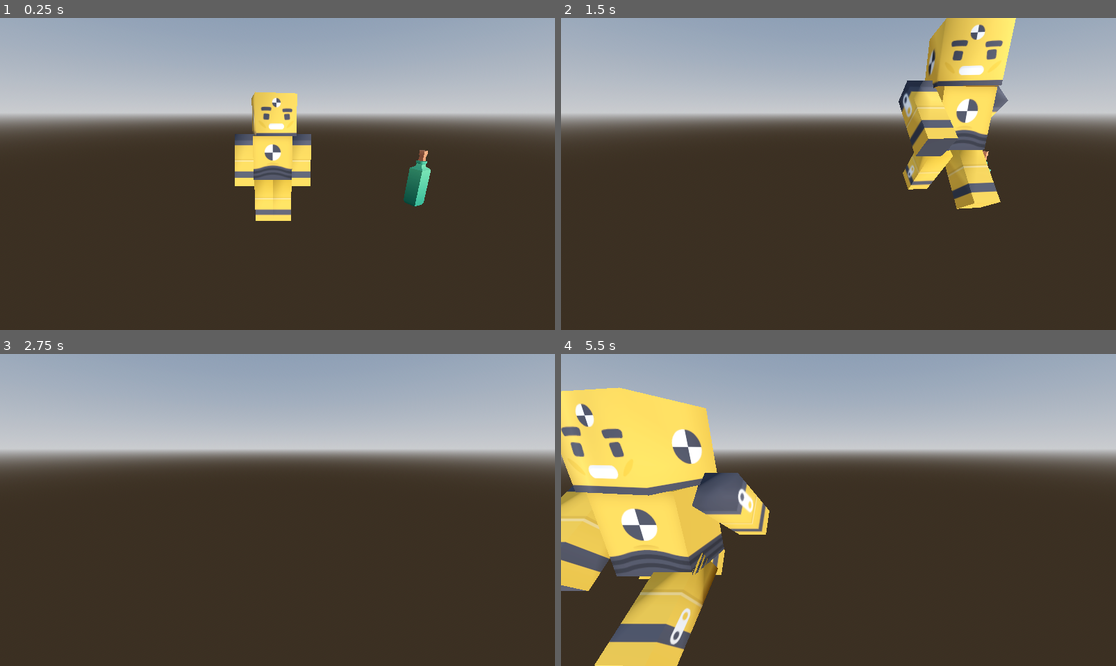
Above: before the commit, frames 1-4 (two rows, left to right).
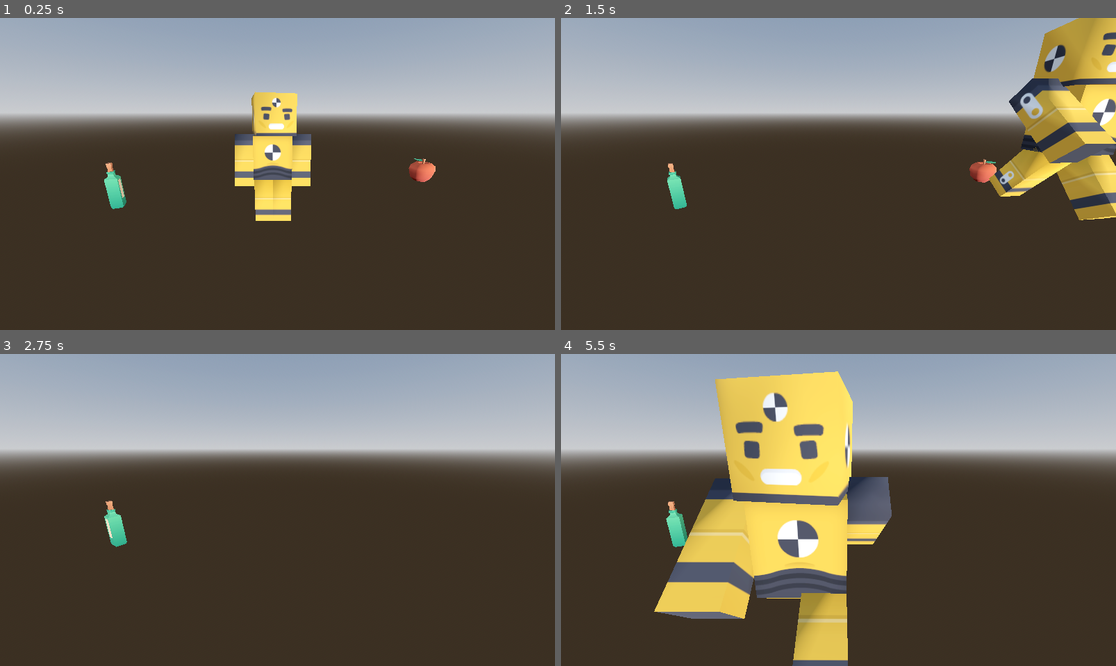
Above: after the commit, the same moments.

Repository: vikho22/PGV
Game: Godot game, scene res://Prueba.tscn
Two runs of this game, one before a commit and one after it. Both use one fixed random seed, a clock stepped at 60 frames per second and the inputs below.
Inputs:
- Up to frame 1 (0.25 s): no input
- Up to frame 2 (1.5 s): hold Right (right) 0.53-1.28 s; tap Space (jump) at 0.77 s; hold Down (backward) from 1.28 s (still down)
- Up to frame 3 (2.75 s): tap Space (jump) at 1.52 s; release Down (backward) at 2.03 s; hold Right (right) from 2.03 s (still down)
- Up to frame 4 (5.5 s): release Right (right) at 2.78 s; hold Up (forward) 2.78-3.53 s; tap Space (jump) at 3.02, 3.77, 4.52 s; hold Left (left) 3.53-5.03 s; hold Down (backward) from 5.03 s (still down)

The runs differ from the first frame. In frame 1, 1.0% of the frame differs, in the area x 18-79%, y 42-62%; in frame 2, 18%; in frame 3, 0.3%; in frame 4, 39%, in the area x 0-60%, y 5-100%.

Commit message:
Created apple and bottle

Diff:
--- /dev/null
+++ b/nexum/Healing/Scenes/apple.tscn
@@ -0,0 +1,32 @@
+[gd_scene load_steps=5 format=3 uid="uid://xol32lvrlo1d"]
+
+[ext_resource type="Script" uid="uid://ih167ln0o8db" path="res://Scripts/healing_element_on_floor.gd" id="1_446ii"]
+[ext_resource type="PackedScene" uid="uid://b1h0nhtfmexp8" path="res://Healing/apple.fbx" id="2_7mmqw"]
+
+[sub_resource type="SphereShape3D" id="SphereShape3D_iqaye"]
+radius = 0.115188815
+
+[sub_resource type="SphereShape3D" id="SphereShape3D_mw3en"]
+radius = 0.13786598
+
+[node name="Apple" type="Node3D"]
+
+[node name="Apple" type="RigidBody3D" parent="."]
+transform = Transform3D(1, 0, 0, 0, 1, 0, 0, 0, 1, 0.012207031, -0.023228884, 0)
+script = ExtResource("1_446ii")
+
+[node name="CollisionShape3D" type="CollisionShape3D" parent="Apple"]
+transform = Transform3D(3, 0, 0, 0, 3, 0, 0, 0, 3, -0.0054017305, 0.30066508, -0.0056396425)
+shape = SubResource("SphereShape3D_iqaye")
+
+[node name="apple" parent="Apple" instance=ExtResource("2_7mmqw")]
+transform = Transform3D(3, 0, 0, 0, 3, 0, 0, 0, 3, 0, 0, 0)
+
+[node name="Area3D" type="Area3D" parent="Apple"]
+
+[node name="CollisionShape3D" type="CollisionShape3D" parent="Apple/Area3D"]
+transform = Transform3D(3, 0, 0, 0, 3, 0, 0, 0, 3, 0, 0.3416443, 0)
+shape = SubResource("SphereShape3D_mw3en")
+
+[connection signal="body_entered" from="Apple" to="Apple" method="_on_body_entered"]
+[connection signal="mouse_entered" from="Apple" to="Apple" method="_on_mouse_entered"]
--- /dev/null
+++ b/nexum/Healing/Scenes/bottle.tscn
@@ -0,0 +1,34 @@
+[gd_scene load_steps=5 format=3 uid="uid://cw5qaepjexyt3"]
+
+[ext_resource type="Script" uid="uid://ih167ln0o8db" path="res://Scripts/healing_element_on_floor.gd" id="1_xql35"]
+[ext_resource type="PackedScene" uid="uid://dwv52bgnmwdur" path="res://Healing/bottle-oil.fbx" id="2_bglxh"]
+
+[sub_resource type="CylinderShape3D" id="CylinderShape3D_ysnvc"]
+height = 0.70892334
+radius = 0.07080078
+
+[sub_resource type="CapsuleShape3D" id="CapsuleShape3D_37nty"]
+radius = 0.24902344
+height = 1.5238037
+
+[node name="Bottle" type="Node3D"]
+
+[node name="Botella" type="RigidBody3D" parent="."]
+transform = Transform3D(1, 0, 0, 0, 1, 0, 0, 0, 1, 0.012207031, -0.023228884, 0)
+script = ExtResource("1_xql35")
+
+[node name="CollisionShape3D" type="CollisionShape3D" parent="Botella"]
+transform = Transform3D(2, 0, 0, 0, 2, 0, 0, 0, 2, 0.011627197, 0.62677, 0.021606445)
+shape = SubResource("CylinderShape3D_ysnvc")
+
+[node name="bottle-oil" parent="Botella" instance=ExtResource("2_bglxh")]
+transform = Transform3D(2, 0, 0, 0, 2, 0, 0, 0, 2, 0.004841566, 0, 0.00856185)
+
+[node name="Area3D" type="Area3D" parent="Botella"]
+
+[node name="CollisionShape3D" type="CollisionShape3D" parent="Botella/Area3D"]
+transform = Transform3D(1, 0, 0, 0, 1, 0, 0, 0, 1, 0, 0.58221436, 0)
+shape = SubResource("CapsuleShape3D_37nty")
+
+[connection signal="body_entered" from="Botella" to="Botella" method="_on_body_entered"]
+[connection signal="mouse_entered" from="Botella" to="Botella" method="_on_mouse_entered"]
--- a/nexum/Prueba.tscn
+++ b/nexum/Prueba.tscn
@@ -1,11 +1,11 @@
-[gd_scene load_steps=11 format=3 uid="uid://ioq1vjsucre7"]
+[gd_scene load_steps=9 format=3 uid="uid://ioq1vjsucre7"]
 
 [ext_resource type="PackedScene" uid="uid://cbamc4hkrjmp6" path="res://Player/Player.tscn" id="1_7ucbv"]
-[ext_resource type="PackedScene" uid="uid://dwv52bgnmwdur" path="res://Healing/bottle-oil.fbx" id="2_0ri0x"]
-[ext_resource type="Script" uid="uid://ih167ln0o8db" path="res://Scripts/healing_element_on_floor.gd" id="2_vnpk6"]
+[ext_resource type="PackedScene" uid="uid://cw5qaepjexyt3" path="res://Healing/Scenes/bottle.tscn" id="3_lgsii"]
+[ext_resource type="PackedScene" uid="uid://xol32lvrlo1d" path="res://Healing/Scenes/apple.tscn" id="3_vnpk6"]
 
 [sub_resource type="CapsuleShape3D" id="CapsuleShape3D_vnpk6"]
-radius = 0.9086914
+radius = 0.8598633
 height = 3.699789
 
 [sub_resource type="ProceduralSkyMaterial" id="ProceduralSkyMaterial_0ri0x"]
@@ -23,12 +23,6 @@
 
 [sub_resource type="BoxShape3D" id="BoxShape3D_vnpk6"]
 size = Vector3(42.626114, 0.20361328, 60.834045)
-
-[sub_resource type="CylinderShape3D" id="CylinderShape3D_lgsii"]
-height = 0.70892334
-radius = 0.1850586
-
-[sub_resource type="CapsuleShape3D" id="CapsuleShape3D_lgsii"]
 
 [node name="Node3D" type="Node3D"]
 
@@ -54,22 +48,8 @@
 transform = Transform3D(1, 0, 0, 0, 1, 0, 0, 0, 1, -7.0456314, -0.39819336, -22.085846)
 shape = SubResource("BoxShape3D_vnpk6")
 
-[node name="RigidBody3D" type="RigidBody3D" parent="."]
-transform = Transform3D(1, 0, 0, 0, 1, 0, 0, 0, 1, 3.1343994, 0.5239563, 0)
-script = ExtResource("2_vnpk6")
+[node name="Bottle" parent="." instance=ExtResource("3_lgsii")]
+transform = Transform3D(1, 0, 0, 0, 1, 0, 0, 0, 1, -4.4352417, 0.061279297, -0.85583496)
 
-[node name="CollisionShape3D" type="CollisionShape3D" parent="RigidBody3D"]
-transform = Transform3D(2, 0, 0, 0, 2, 0, 0, 0, 2, 0.011627197, 0.62677, 0.021606445)
-shape = SubResource("CylinderShape3D_lgsii")
-
-[node name="bottle-oil" parent="RigidBody3D" instance=ExtResource("2_0ri0x")]
-transform = Transform3D(2, 0, 0, 0, 2, 0, 0, 0, 2, 0.004841566, 0, 0.00856185)
-
-[node name="Area3D" type="Area3D" parent="RigidBody3D"]
-
-[node name="CollisionShape3D" type="CollisionShape3D" parent="RigidBody3D/Area3D"]
-transform = Transform3D(1, 0, 0, 0, 1, 0, 0, 0, 1, 0, 0.63012695, 0)
-shape = SubResource("CapsuleShape3D_lgsii")
-
-[connection signal="body_entered" from="RigidBody3D" to="RigidBody3D" method="_on_body_entered"]
-[connection signal="mouse_entered" from="RigidBody3D" to="RigidBody3D" method="_on_mouse_entered"]
+[node name="Apple" parent="." instance=ExtResource("3_vnpk6")]
+transform = Transform3D(1, 0, 0, 0, 1, 0, 0, 0, 1, 3.7302475, 0.8661244, -0.75357056)
